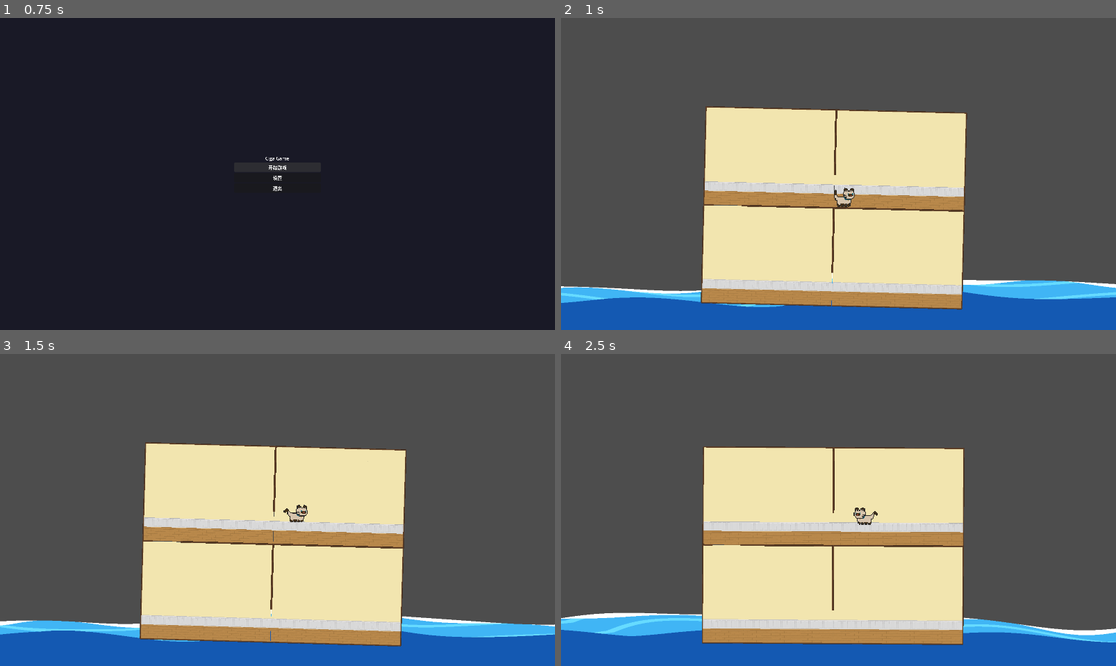
Above: before the commit, frames 1-4 (two rows, left to right).
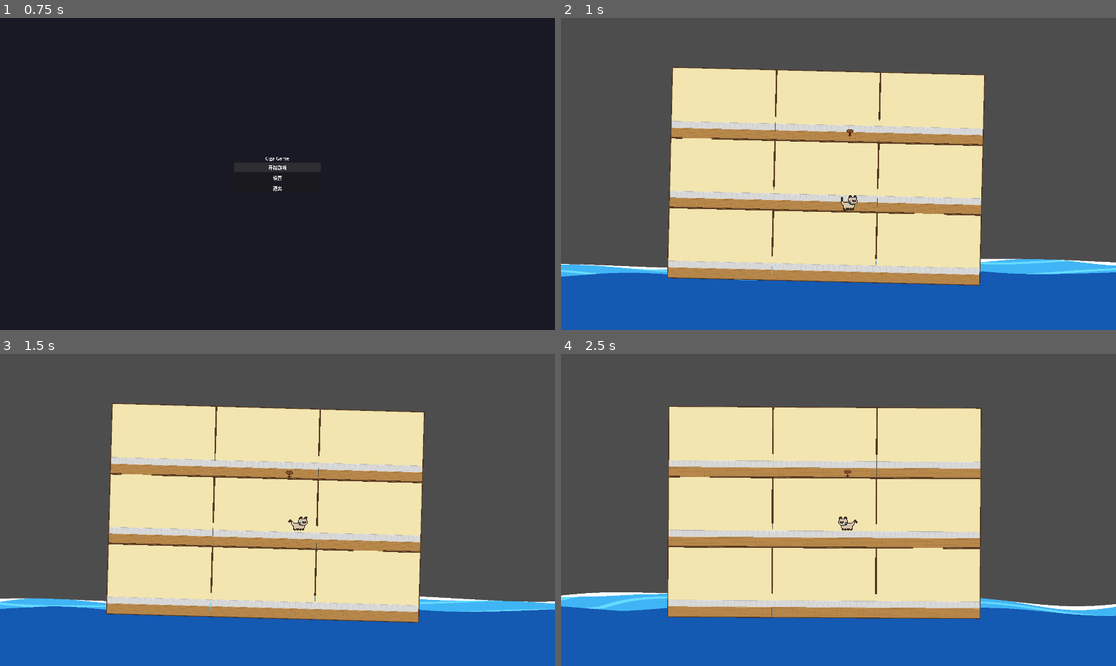
Above: after the commit, the same moments.

Repository: hinanep/ancat
Game: Godot game, scene res://scenes/ui/screens/MainMenu.tscn
Two runs of this game, one before a commit and one after it. Both use one fixed random seed, a clock stepped at 60 frames per second and the inputs below.
Inputs (mouse positions are in pixels of both pictures, inside the frame that each line leads up to):
- Up to frame 1 (0.75 s): click "开始游戏" at 0.5 s
- Up to frame 2 (1 s): no input
- Up to frame 3 (1.5 s): tap Enter (ui_accept) at 1.25 s; move the mouse to (399, 494) at 1.27 s; hold Right (ui_right) from 1.28 s (still down); click (399, 494) at 1.42 s
- Up to frame 4 (2.5 s): tap Enter (ui_accept) at 1.52, 2.27 s; move the mouse to (727, 525) at 2.02 s; release Right (ui_right) at 2.03 s; hold Left (ui_left) from 2.03 s (still down)

Frame 1 is identical in both runs. In frame 2, 31% of the frame differs, in the area x 0-100%, y 15-94%; in frame 3, 31%; in frame 4, 31%.

Commit message:
feat: 更新 GameWorld 和 BoatFloatController，添加新舱体和风暴效果
- 在 GameWorld.tscn 中添加 MovableCargo 节点，调整舱体位置和属性
- 更新舱体节点名称，增加多个新舱体并配置其位置和缩放
- 在 BoatFloatController.gd 中添加风暴相关参数，增强船体在风暴中的浮动效果
- 实现船体位置限制，确保其在可视范围内移动

Diff:
--- a/scenes/levels/GameWorld.tscn
+++ b/scenes/levels/GameWorld.tscn
@@ -7,6 +7,7 @@
 [ext_resource type="Texture2D" uid="uid://d048tv117giwp" path="res://assets/textures/猫/Siamese/IdleCattt.png" id="3_8ghft"]
 [ext_resource type="PackedScene" uid="uid://do27wnokmof2x" path="res://scenes/props/WaterSurface.tscn" id="4_a73yp"]
 [ext_resource type="Script" uid="uid://dmx576ws301qi" path="res://scripts/components/BoatFloatController.gd" id="5_3ar6b"]
+[ext_resource type="PackedScene" uid="uid://cqlyepngiwjuq" path="res://scenes/props/MovableCargo.tscn" id="7_fdut3"]
 [ext_resource type="Script" uid="uid://bbcbgceyjg16o" path="res://scripts/components/StormController.gd" id="7_hy2pk"]
 
 [sub_resource type="CapsuleShape2D" id="CapsuleShape2D_8ghft"]
@@ -111,6 +112,7 @@
 script = ExtResource("1")
 
 [node name="WorldCamera" type="Camera2D" parent="." unique_id=945099590]
+zoom = Vector2(0.8, 0.8)
 
 [node name="CanvasLayer" type="CanvasLayer" parent="." unique_id=538021173]
 follow_viewport_enabled = true
@@ -136,41 +138,82 @@
 text = "Game World"
 
 [node name="StormWarningUI" parent="CanvasLayer" unique_id=868499573 instance=ExtResource("2_dhmek")]
+offset_left = -1209.0
+offset_top = -568.0
+offset_right = -893.0
+offset_bottom = -472.0
 
 [node name="Cabins" type="Node2D" parent="." unique_id=1560321885]
 z_index = -10
-position = Vector2(255, 274)
+position = Vector2(-60, 393)
 script = ExtResource("5_3ar6b")
 floatAmplitudeY = 4.0
 floatFrequencyHz = 0.26
 rollAmplitudeDeg = 1.6
 rollFrequencyHz = 0.2
-stormStartTiltLerpSpeedDeg = 10.0
-stormTiltLerpSpeedDeg = 10.0
-
-[node name="CabinA" parent="Cabins" unique_id=1132968514 instance=ExtResource("2_3sasu")]
-position = Vector2(-499, -320)
-right_door_open = true
-floor_hole_position = 30.0
-floor_hole_size = 100.0
-
-[node name="CabinB" parent="Cabins" unique_id=188614053 instance=ExtResource("2_3sasu")]
-position = Vector2(-50, -320)
-left_door_open = true
-
-[node name="CabinC" parent="Cabins" unique_id=1843543556 instance=ExtResource("2_3sasu")]
-position = Vector2(-499, 18)
-right_door_open = true
-ceiling_hole_position = 30.0
-ceiling_hole_size = 100.0
-
-[node name="CabinD" parent="Cabins" unique_id=2118771532 instance=ExtResource("2_3sasu")]
-position = Vector2(-50, 18)
+stormStartTiltLerpSpeedDeg = 3.0
+stormTiltLerpSpeedDeg = 3.0
+stormRecoverTiltMaxChangeDegPerSec = 3.0
+
+[node name="Cabin1-垃圾" parent="Cabins" unique_id=1132968514 instance=ExtResource("2_3sasu")]
+position = Vector2(-452, -82)
+scale = Vector2(1, 0.9)
+right_door_open = true
+
+[node name="Cabin2-钓鱼" parent="Cabins" unique_id=188614053 instance=ExtResource("2_3sasu")]
+position = Vector2(-3, -82)
+scale = Vector2(1, 0.9)
+left_door_open = true
+right_door_open = true
+
+[node name="Cabin3-水果" parent="Cabins" unique_id=1843543556 instance=ExtResource("2_3sasu")]
+position = Vector2(446, -82)
+scale = Vector2(1, 0.9)
+left_door_open = true
+ceiling_hole_position = 160.0
+ceiling_hole_size = 120.0
+
+[node name="Cabin4" parent="Cabins" unique_id=891480747 instance=ExtResource("2_3sasu")]
+position = Vector2(446, -384)
+scale = Vector2(1, 0.9)
+left_door_open = true
+floor_hole_position = 160.0
+floor_hole_size = 120.0
+
+[node name="Cabin5" parent="Cabins" unique_id=1346611279 instance=ExtResource("2_3sasu")]
+position = Vector2(-3, -384)
+scale = Vector2(1, 0.9)
+left_door_open = true
+right_door_open = true
+
+[node name="Cabin6" parent="Cabins" unique_id=2118771532 instance=ExtResource("2_3sasu")]
+position = Vector2(-452, -384)
+scale = Vector2(1, 0.9)
+right_door_open = true
+ceiling_hole_position = 50.0
+ceiling_hole_size = 120.0
+
+[node name="Cabin7" parent="Cabins" unique_id=257969542 instance=ExtResource("2_3sasu")]
+position = Vector2(-452, -686)
+scale = Vector2(1, 0.9)
+right_door_open = true
+floor_hole_position = 50.0
+floor_hole_size = 120.0
+
+[node name="Cabin8" parent="Cabins" unique_id=968442119 instance=ExtResource("2_3sasu")]
+position = Vector2(-3, -686)
+scale = Vector2(1, 0.9)
+left_door_open = true
+right_door_open = true
+
+[node name="Cabin9" parent="Cabins" unique_id=1632845120 instance=ExtResource("2_3sasu")]
+position = Vector2(446, -686)
+scale = Vector2(1, 0.9)
 left_door_open = true
 
 [node name="TestPlayer" type="CharacterBody2D" parent="Cabins" unique_id=1521693170]
 z_index = 10
-position = Vector2(-239, -197)
+position = Vector2(100, -259)
 scale = Vector2(3, 3)
 script = ExtResource("3_0x6r3")
 
@@ -187,10 +230,15 @@
 libraries/ = SubResource("AnimationLibrary_q4kc4")
 autoplay = &"idle"
 
+[node name="MovableCargo" parent="Cabins" unique_id=602930434 instance=ExtResource("7_fdut3")]
+z_index = 6
+position = Vector2(95, -581)
+debug_movable_log = true
+
 [node name="WaterSurface" parent="." unique_id=614244190 instance=ExtResource("4_a73yp")]
 z_index = -20
-position = Vector2(-1017, 374)
-scale = Vector2(4.2759995, 2.4799998)
+position = Vector2(-1307, 374)
+scale = Vector2(5.3500004, 2.4799998)
 color_surface = Color(0.25, 0.71, 0.96, 1)
 color_depth = Color(0.08, 0.35, 0.7, 1)
 color_foam = Color(1, 1, 1, 1)
@@ -205,13 +253,13 @@
 storm_peak_wave_speed = 2.0
 storm_peak_wave_frequency = 1.5
 storm_flow_speed = 0.2
-flow_speed_max_change_per_sec = 0.01
+flow_speed_max_change_per_sec = 0.001
 
 [node name="StormController" type="Node" parent="." unique_id=277297670]
 script = ExtResource("7_hy2pk")
 cycleIntervalSec = 5.0
 warningDurationSec = 10.0
-tiltMinDeg = 15.0
-tiltMaxDeg = 25.0
+tiltMinDeg = 10.0
+tiltMaxDeg = 20.0
 recoverDurationSec = 10.0
 debugStormLog = true
--- /dev/null
+++ b/scenes/props/MovableCargo.tscn
@@ -0,0 +1,24 @@
+[gd_scene format=3 uid="uid://cqlyepngiwjuq"]
+
+[ext_resource type="Script" uid="uid://dvtfjpt2ood44" path="res://scripts/components/MovableCargo.gd" id="1_movable"]
+[ext_resource type="Texture2D" uid="uid://bcxba7prm6ukx" path="res://assets/textures/livingroom_LRK.png" id="2_mhsch"]
+
+[sub_resource type="CapsuleShape2D" id="CapsuleShape2D_pj8jm"]
+radius = 14.0
+
+[sub_resource type="AtlasTexture" id="AtlasTexture_vbnlq"]
+atlas = ExtResource("2_mhsch")
+region = Rect2(217.69603, 204.89708, 44.87172, 39.982834)
+
+[node name="MovableCargo" type="CharacterBody2D" unique_id=602930434]
+script = ExtResource("1_movable")
+friction_coefficient = 70.0
+slide_accel_scale = 580.0
+max_slide_speed = 120.0
+
+[node name="CollisionShape2D" type="CollisionShape2D" parent="." unique_id=1272537856]
+position = Vector2(0, -1)
+shape = SubResource("CapsuleShape2D_pj8jm")
+
+[node name="Sprite2D" type="Sprite2D" parent="." unique_id=1981285259]
+texture = SubResource("AtlasTexture_vbnlq")
--- a/scripts/components/BoatFloatController.gd
+++ b/scripts/components/BoatFloatController.gd
@@ -11,6 +11,14 @@
 @export var rollFrequencyHz: float = 0.22
 ## 相位偏移（秒）
 @export var phaseOffset: float = 0.0
+## 风暴额外上下振动幅度（像素）
+@export var stormExtraFloatAmplitudeY: float = 2.2
+## 风暴额外上下振动频率（Hz）
+@export var stormExtraFloatFrequencyHz: float = 0.9
+## 风暴额外振动混合速度（每秒）
+@export var stormExtraFloatBlendSpeed: float = 0.8
+## 主体边缘安全距离（像素）
+@export var screenSafeMarginPx: float = 28.0
 ## 风暴开始时每秒最大倾斜变化量（度）
 @export var stormStartTiltLerpSpeedDeg: float = 12.0
 ## 风暴阶段每秒最大倾斜变化量（度）
@@ -25,6 +33,8 @@
 var _stormTiltDegTarget: float = 0.0
 var _stormTiltFollowSpeedDeg: float = 30.0
 var _stormRecoverSpeedDeg: float = 30.0
+var _stormExtraFloatBlend: float = 0.0
+var _stormActive: bool = false
 
 
 ## 记录初始姿态，作为浮动基准。
@@ -48,12 +58,16 @@
 	_elapsed += delta
 	var waveTime: float = _elapsed + phaseOffset
 	var yWave: float = sin(TAU * floatFrequencyHz * waveTime)
+	var stormWave: float = sin(TAU * stormExtraFloatFrequencyHz * waveTime + 1.8)
 	var rollWave: float = sin(TAU * rollFrequencyHz * waveTime + 0.9)
+	var targetStormBlend: float = 1.0 if _stormActive else 0.0
+	_stormExtraFloatBlend = move_toward(_stormExtraFloatBlend, targetStormBlend, max(stormExtraFloatBlendSpeed, 0.01) * delta)
 	var currentLerpSpeed: float = _stormRecoverSpeedDeg if _stormTiltDegTarget == 0.0 else _stormTiltFollowSpeedDeg
 	_stormTiltDegCurrent = move_toward(_stormTiltDegCurrent, _stormTiltDegTarget, currentLerpSpeed * delta)
 
-	position.y = _basePosition.y + yWave * floatAmplitudeY
+	position.y = _basePosition.y + yWave * floatAmplitudeY + stormWave * stormExtraFloatAmplitudeY * _stormExtraFloatBlend
 	rotation = _baseRotation + deg_to_rad(rollWave * rollAmplitudeDeg + _stormTiltDegCurrent)
+	_clamp_to_screen()
 
 
 ## 响应风暴事件，更新目标倾斜角。
@@ -65,19 +79,23 @@
 		EventBus.EventType.STORM_STARTED:
 			var direction: float = _as_float(data.get('direction', 1.0), 1.0)
 			var tiltDeg: float = _as_float(data.get('tilt_deg', 20.0), 20.0)
+			_stormActive = true
 			_stormTiltDegTarget = direction * tiltDeg
 			_stormTiltFollowSpeedDeg = max(stormStartTiltLerpSpeedDeg, 1.0)
 			_stormRecoverSpeedDeg = max(stormRecoverTiltMaxChangeDegPerSec, 1.0)
 		EventBus.EventType.STORM_DIRECTION_CHANGED:
 			var direction: float = _as_float(data.get('direction', 1.0), 1.0)
 			var tiltDeg: float = _as_float(data.get('tilt_deg', 20.0), 20.0)
+			_stormActive = true
 			_stormTiltDegTarget = direction * tiltDeg
 			_stormTiltFollowSpeedDeg = max(stormTiltLerpSpeedDeg, 1.0)
 			_stormRecoverSpeedDeg = max(stormRecoverTiltMaxChangeDegPerSec, 1.0)
 		EventBus.EventType.STORM_RECOVER_STARTED:
+			_stormActive = false
 			_stormRecoverSpeedDeg = max(stormRecoverTiltMaxChangeDegPerSec, 1.0)
 			_stormTiltDegTarget = 0.0
 		EventBus.EventType.STORM_ENDED:
+			_stormActive = false
 			_stormTiltDegTarget = 0.0
 			_stormTiltFollowSpeedDeg = max(stormTiltLerpSpeedDeg, 1.0)
 			_stormRecoverSpeedDeg = max(stormRecoverTiltMaxChangeDegPerSec, 1.0)
@@ -93,3 +111,22 @@
 	if typeof(value) == TYPE_FLOAT or typeof(value) == TYPE_INT:
 		return float(value)
 	return fallback
+
+
+## 将主体位置限制在当前相机可视范围内。
+## @return void
+func _clamp_to_screen() -> void:
+	var camera: Camera2D = get_viewport().get_camera_2d()
+	if camera == null:
+		return
+
+	var viewportSize: Vector2 = get_viewport_rect().size
+	var halfView: Vector2 = viewportSize * 0.5 * camera.zoom
+	var margin: float = max(screenSafeMarginPx, 0.0)
+	var minX: float = camera.global_position.x - halfView.x + margin
+	var maxX: float = camera.global_position.x + halfView.x - margin
+	var minY: float = camera.global_position.y - halfView.y + margin
+	var maxY: float = camera.global_position.y + halfView.y - margin
+
+	global_position.x = clampf(global_position.x, minX, maxX)
+	global_position.y = clampf(global_position.y, minY, maxY)
--- /dev/null
+++ b/scripts/components/MovableCargo.gd
@@ -0,0 +1,150 @@
+extends CharacterBody2D
+
+## 可移动物体参数：控制自主滑动与舱室归属维护。
+## 是否启用自主移动（关闭后停止自主移动）。
+@export var enable_auto_move: bool = true
+## 重力加速度（像素/秒^2），开启自主移动时始终生效。
+@export var gravity_accel: float = 980.0
+## 摩擦系数（越大越不容易滑动）。
+@export var friction_coefficient: float = 42.0
+## 倾斜驱动强度（重力沿斜面分量缩放）。
+@export var slide_accel_scale: float = 520.0
+## 最大横向滑动速度（像素/秒）。
+@export var max_slide_speed: float = 140.0
+## 舱室分组名（默认 Cabin）。
+@export var cabin_group_name: StringName = 'Cabin'
+## 调试输出开关。
+@export var debug_movable_log: bool = false
+
+var current_cabin_name: String = ''
+var current_cabin_path: NodePath = NodePath('')
+
+var _slide_speed: float = 0.0
+var _current_cabin: Cabin
+var _cabins: Array[Cabin] = []
+
+
+## 初始化并定位初始舱室归属。
+## @return void
+func _ready() -> void:
+	_refresh_cabins()
+	_update_current_cabin_by_position()
+
+
+## 每物理帧更新移动与舱室归属。
+## @param delta 帧间隔（秒）
+## @return void
+func _physics_process(delta: float) -> void:
+	_refresh_cabins_if_needed()
+	_update_current_cabin_by_position()
+
+	if not enable_auto_move:
+		_slide_speed = 0.0
+		velocity = Vector2.ZERO
+		move_and_slide()
+		return
+
+	_update_slide(delta)
+	velocity.y += max(gravity_accel, 0.0) * delta
+	move_and_slide()
+	_update_current_cabin_by_position()
+
+
+## 刷新舱室缓存。
+## @return void
+func _refresh_cabins() -> void:
+	_cabins.clear()
+	for node in get_tree().get_nodes_in_group(cabin_group_name):
+		if node is Cabin:
+			_cabins.append(node as Cabin)
+
+
+## 在缓存为空时补刷新，避免运行时动态创建导致失效。
+## @return void
+func _refresh_cabins_if_needed() -> void:
+	if _cabins.is_empty():
+		_refresh_cabins()
+
+
+## 更新斜面横向滑动（受重力分量、摩擦与限速控制）。
+## @param delta 帧间隔（秒）
+## @return void
+func _update_slide(delta: float) -> void:
+	var tiltRad: float = _ship_tilt_rad()
+	var gravityFactor: float = max(gravity_accel, 0.0) / 980.0
+	var slopeAccel: float = sin(tiltRad) * slide_accel_scale * gravityFactor
+	_slide_speed += slopeAccel * delta
+	_slide_speed = move_toward(_slide_speed, 0.0, max(friction_coefficient, 0.0) * delta)
+	_slide_speed = clampf(_slide_speed, -max_slide_speed, max_slide_speed)
+	# 只考虑横向滑动；竖向始终由重力加速度驱动。
+	velocity.x = _slide_speed
+
+
+## 通过当前位置更新所属舱室。
+## @return void
+func _update_current_cabin_by_position() -> void:
+	var candidate: Cabin = _find_cabin_containing(global_position)
+	if candidate != null:
+		_set_current_cabin(candidate)
+
+
+## 设置当前舱室并同步公开归属字段。
+## @param cabin 舱室节点
+## @return void
+func _set_current_cabin(cabin: Cabin) -> void:
+	if _current_cabin == cabin:
+		return
+	_current_cabin = cabin
+	current_cabin_name = String(cabin.name)
+	current_cabin_path = cabin.get_path()
+	_debug_log('switch_cabin => %s' % current_cabin_name)
+
+
+## 检查点是否位于指定舱室内部。
+## @param cabin 舱室节点
+## @param pointGlobal 全局坐标
+## @return bool
+func _is_point_inside_cabin(cabin: Cabin, pointGlobal: Vector2) -> bool:
+	var localPos: Vector2 = cabin.to_local(pointGlobal)
+	var width: float = _as_float(cabin.get('cabin_width'), 320.0)
+	var height: float = _as_float(cabin.get('cabin_height'), 240.0)
+	var halfW: float = width * 0.5 - 1.0
+	var halfH: float = height * 0.5 - 1.0
+	return localPos.x >= -halfW and localPos.x <= halfW and localPos.y >= -halfH and localPos.y <= halfH
+
+
+## 根据全局点查找所在舱室。
+## @param pointGlobal 全局坐标
+## @return Cabin
+func _find_cabin_containing(pointGlobal: Vector2) -> Cabin:
+	for cabin in _cabins:
+		if _is_point_inside_cabin(cabin, pointGlobal):
+			return cabin
+	return null
+
+
+## 读取船体当前倾斜角（弧度）。
+## @return float
+func _ship_tilt_rad() -> float:
+	if get_parent() is Node2D:
+		return (get_parent() as Node2D).rotation
+	return 0.0
+
+
+## 安全转换为 float。
+## @param value 任意值
+## @param fallback 默认值
+## @return float
+func _as_float(value: Variant, fallback: float) -> float:
+	if typeof(value) == TYPE_FLOAT or typeof(value) == TYPE_INT:
+		return float(value)
+	return fallback
+
+
+## 输出调试日志。
+## @param message 日志文本
+## @return void
+func _debug_log(message: String) -> void:
+	if not debug_movable_log:
+		return
+	print('[MovableCargo] %s' % message)
Not shown, added: scripts/components/MovableCargo.gd.uid
